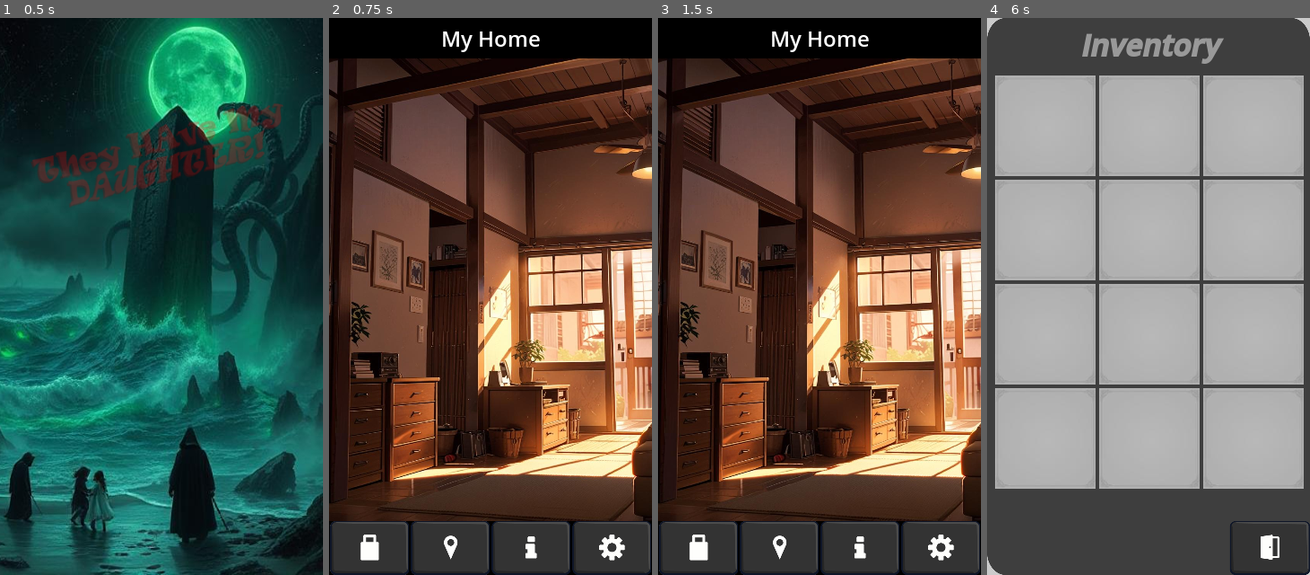
Above: before the commit, frames 1-4 (left to right).
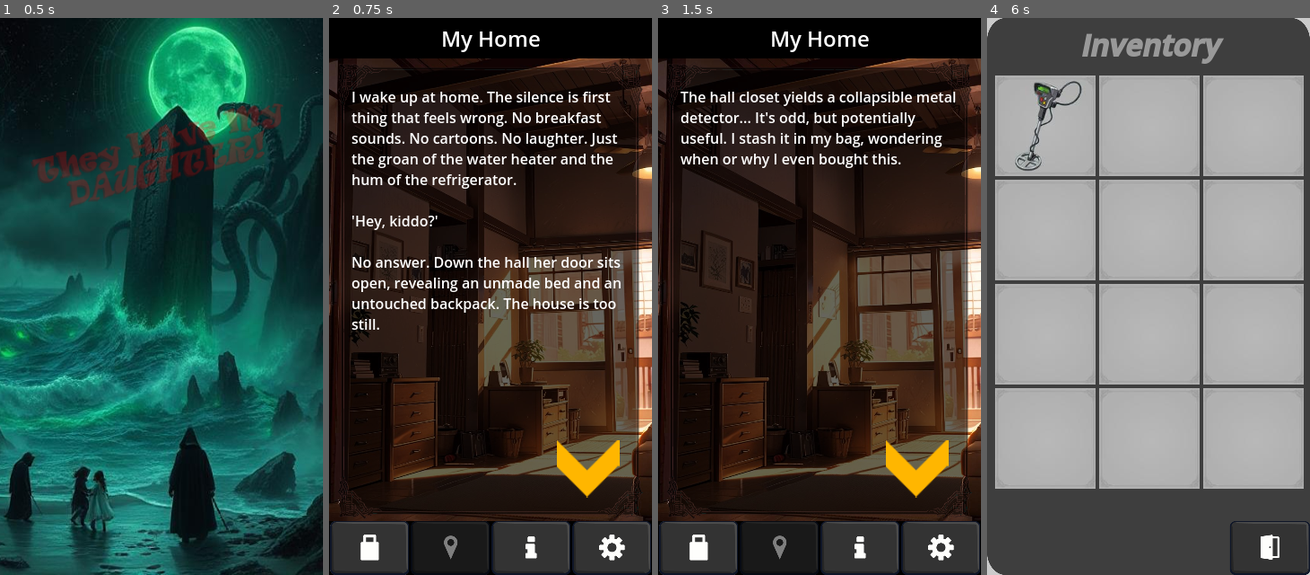
Above: after the commit, the same moments.

Repository: Ayelis/thmd
Game: Godot game, scene res://TitleScreen.tscn
Two runs of this game, one before a commit and one after it. Both use one fixed random seed, a clock stepped at 60 frames per second and the inputs below. Sound files missing from this copy of the repository are replaced by a short silence.
Inputs (mouse positions are in pixels of both pictures, inside the frame that each line leads up to):
- Up to frame 1 (0.5 s): no input
- Up to frame 2 (0.75 s): tap Enter (ui_accept) at 0.5 s; move the mouse to (561, 268) at 0.52 s
- Up to frame 3 (1.5 s): tap Enter (ui_accept) at 0.77 s; click (793, 430) at 1.25 s
- Up to frame 4 (6 s): click (1116, 335) at 2 s; click (1280, 335) at 2.75 s; click (1158, 90) at 3.5 s; click (1219, 307) at 4.25 s; click (1277, 151) at 5 s; click (1025, 547) at 5.75 s

Frame 1 is identical in both runs. In frame 2, 67% of the frame differs, in the area x 2-98%, y 7-100%; in frame 3, 66%; in frame 4, 0.6%.
Error before the commit: Parse Error: Identifier "_on_dresser_pressed" not declared in the current scope. (res://scenery/Home.gd:8)

Commit message:
Fix for Ending Audio issues, Home Drawer

Diff:
--- a/Canvas.gd
+++ b/Canvas.gd
@@ -62,6 +62,7 @@
 	$CanvasLayer/UI/Rooms/Rotunda/Blood.show()
 	$CanvasLayer/UI/Rooms/Rotunda/Circle.show()
 	#Reset Player POV
-	$CanvasLayer/Insanity.hide()
+	$CanvasLayer/Ending.hide()
 	GameManager.left_home = false
+	AudioManager.stop_music()
 	get_tree().change_scene_to_file("res://TitleScreen.tscn")
--- a/Game.tscn
+++ b/Game.tscn
@@ -867,7 +867,7 @@
 stream = ExtResource("34_ndmee")
 bus = &"SFX"
 
-[node name="Insanity" type="Control" parent="CanvasLayer"]
+[node name="Ending" type="Control" parent="CanvasLayer"]
 visible = false
 layout_mode = 3
 anchors_preset = 15
@@ -877,7 +877,7 @@
 grow_vertical = 2
 script = ExtResource("30_v5dxo")
 
-[node name="Padding" type="TextureRect" parent="CanvasLayer/Insanity"]
+[node name="Padding" type="TextureRect" parent="CanvasLayer/Ending"]
 layout_mode = 1
 anchors_preset = 7
 anchor_left = 0.5
@@ -892,7 +892,7 @@
 texture = ExtResource("34_nyc7o")
 expand_mode = 1
 
-[node name="TheEndLabel" type="Label" parent="CanvasLayer/Insanity"]
+[node name="TheEndLabel" type="Label" parent="CanvasLayer/Ending"]
 layout_mode = 1
 anchors_preset = 8
 anchor_left = 0.5
@@ -910,7 +910,7 @@
 theme_override_font_sizes/font_size = 72
 text = "The End"
 
-[node name="Button" type="Button" parent="CanvasLayer/Insanity" groups=["ui_button"]]
+[node name="Button" type="Button" parent="CanvasLayer/Ending" groups=["ui_button"]]
 visible = false
 layout_mode = 1
 anchors_preset = 7
--- a/data/texts.json
+++ b/data/texts.json
@@ -99,7 +99,7 @@
 	"events": {
 		"home1": "I wake up at home. The silence is first thing that feels wrong. No breakfast sounds. No cartoons. No laught …(213 unchanged characters)…
 		"home2": "Inside my house the air tastes stale, thick with absence, like a breath held too long. I tell myself she just forgot to leave a note. I almost believe it. Almost. The house disagrees, its silence screaming what I won't admit: she's been gone longer than I think.",
-		"dresser1": "On the table I find my trusty transi …(368 unchanged characters)…
+		"dresser": "On the table I find my trusty transi …(368 unchanged characters)…
 		"hall": "The hall closet yields a collapsible metal detector... It's odd, but potentially useful. I stash it in my bag, wondering when or why I even bought this.",
 		"hall2": "Her room remains frozen—the same unmade bed, the same forgotten backpack. No clues about where she's gone.",
 		"hatch": "A square hatch of wood graces the ceiling. How'd I forget about the attic? The pull-down ladder's been broken since childhood. Getting up there won't be easy.",
--- a/scenery/Home.gd
+++ b/scenery/Home.gd
@@ -5,7 +5,7 @@
 
 func _ready():
 	$Door.pressed.connect(_on_door_pressed)
-	$Dressers.pressed.connect(_on_dresser_pressed)
+	$Dressers.pressed.connect(_on_dressers_pressed)
 	$Hall.pressed.connect(_on_hall_pressed)
 	$Hatch.pressed.connect(_on_hatch_pressed)
 	$Window.pressed.connect(_on_window_pressed)
@@ -20,19 +20,17 @@
 	elif(room_name == this_room && !GameManager.left_home):
 		await get_tree().process_frame
 		GameManager.display_dialog(GameManager.events["home1"])
+		await get_tree().process_frame
+		AudioManager.restart_music()
 
 func _on_door_pressed():
 	GameManager.change_room("Transit")
 
-func _on_dresser1_pressed():
+func _on_dressers_pressed():
 	if(!GameManager.inventory[GameManager.ItemIDs.TRANSPASS]):
 		GameManager.obtain_item(GameManager.ItemIDs.LETTER)
 		GameManager.learn_info(GameManager.InfoIDs.DAUGHTER)
 		GameManager.obtain_item(GameManager.ItemIDs.TRANSPASS)
-		GameManager.display_dialog(GameManager.events["dresser"])
-		$Dressers.hide()
-
-func _on_dresser2_pressed():
 		GameManager.display_dialog(GameManager.events["dresser"])
 		$Dressers.hide()
 
--- a/scripts/AudioManager.gd
+++ b/scripts/AudioManager.gd
@@ -10,7 +10,6 @@
 var SFX_BUS_ID := AudioServer.get_bus_index("SFX")
 var MUS_BUS_ID := AudioServer.get_bus_index("Music")
 
-# Add to AudioManager.gd
 func _ready():
 	# Initialize with default values matching Global
 	music_muted = Global.silenced
@@ -32,3 +31,9 @@
 	music_player.volume_db = 0.0 if !music_muted else -80.0
 	music_player.play()
 	music_player.finished.connect(music_player.play)
+
+func stop_music():
+	music_player.stop()
+
+func restart_music():
+	music_player.play()
--- a/scripts/UI.gd
+++ b/scripts/UI.gd
@@ -30,7 +30,10 @@
 	$Rooms.get_node(room_name).visible = true
 	$TopBar/Scene.text = resolve_text_reference(GameManager.rooms[room_name].display)
 	GameManager.current_room = room_name
-	AudioManager.play_music(load("res://assets/audio/"+GameManager.rooms[room_name].music+".ogg"))
+	await get_tree().process_frame
+	var track = "res://assets/audio/"+GameManager.rooms[room_name].music+".ogg"
+	AudioManager.play_music(load(track))
+	print("Playing "+track)
 
 func resolve_text_reference(ref: String) -> String:
 	var path = ref.split(".")
